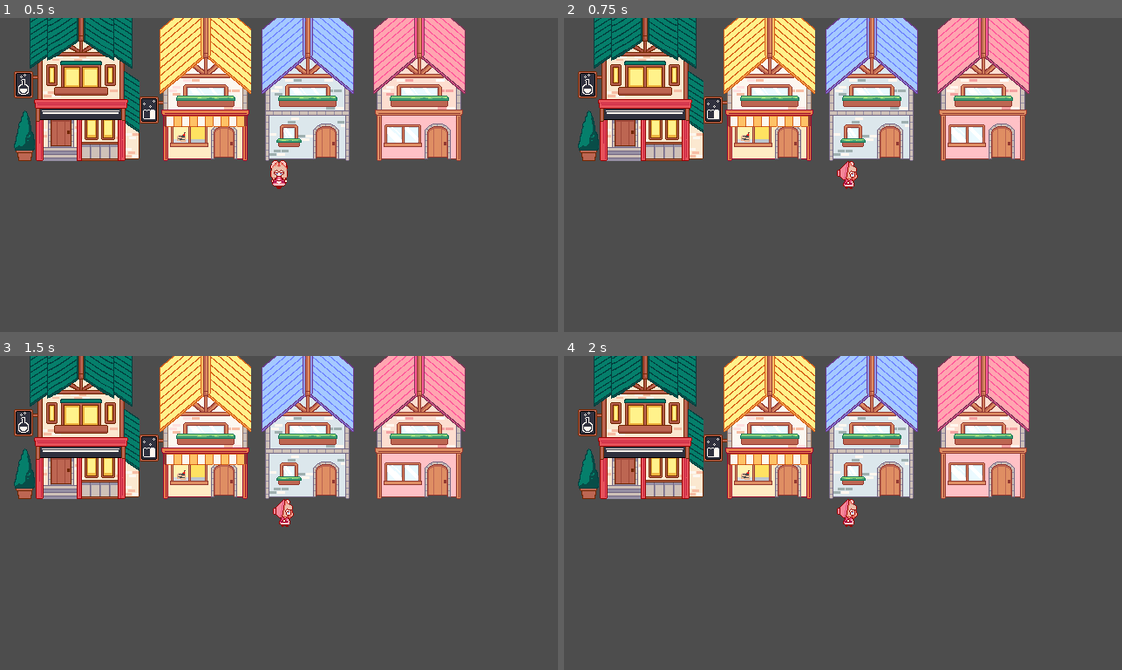
Above: before the commit, frames 1-4 (two rows, left to right).
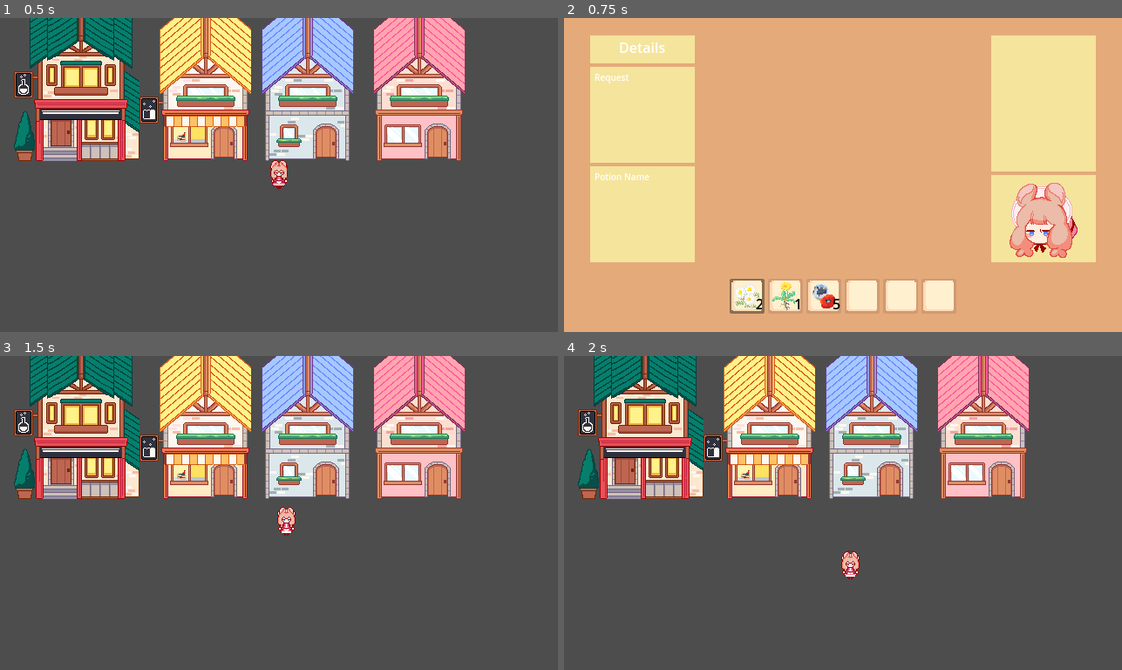
Above: after the commit, the same moments.

Repository: clara0/ApothecaryGame
Game: Godot game, scene res://scenes/main.tscn
Two runs of this game, one before a commit and one after it. Both use one fixed random seed, a clock stepped at 60 frames per second and the inputs below.
Inputs:
- Up to frame 1 (0.5 s): no input
- Up to frame 2 (0.75 s): tap Enter at 0.5 s; hold D (right) from 0.53 s (still down); tap C (craft_temp) at 0.6 s
- Up to frame 3 (1.5 s): tap Space at 1.25 s; release D (right) at 1.28 s; hold S (down) from 1.28 s (still down); tap C (craft_temp) at 1.35 s
- Up to frame 4 (2 s): keep holding S (down)

Frame 1 is identical in both runs. In frame 2, 100% of the frame differs, in the area x 0-100%, y 0-100%; in frame 3, 0.3%; in frame 4, 0.4%.
Error before the commit: Parse Error: Preload file "res://inventory/mat_inv_player.tres" does not exist. (res://scenes/menus/potion/ingredients.gd:13)

Commit message:
populate navbar with given navbar slots

Diff:
--- /dev/null
+++ b/inventory/navbar/navbar_equip.tres
@@ -0,0 +1,9 @@
+[gd_resource type="Resource" script_class="NavbarSlot" load_steps=3 format=3 uid="uid://dvo1uyqcxvpw0"]
+
+[ext_resource type="Script" path="res://inventory/navbar_slot.gd" id="1_efwg8"]
+[ext_resource type="Texture2D" uid="uid://jisthm7py2br" path="res://graphics/ui/navbar/Equipments.png" id="1_jw4ka"]
+
+[resource]
+script = ExtResource("1_efwg8")
+name = "Equipment"
+icon = ExtResource("1_jw4ka")
--- /dev/null
+++ b/inventory/navbar/navbar_item.tres
@@ -0,0 +1,9 @@
+[gd_resource type="Resource" script_class="NavbarSlot" load_steps=3 format=3 uid="uid://dpkeoasbht7ay"]
+
+[ext_resource type="Script" path="res://inventory/navbar_slot.gd" id="1_c6xgm"]
+[ext_resource type="Texture2D" uid="uid://cnd7n5fcb7wu" path="res://graphics/ui/navbar/Quest.png" id="1_k65wp"]
+
+[resource]
+script = ExtResource("1_c6xgm")
+name = "Items"
+icon = ExtResource("1_k65wp")
--- /dev/null
+++ b/inventory/navbar/navbar_pot.tres
@@ -0,0 +1,9 @@
+[gd_resource type="Resource" script_class="NavbarSlot" load_steps=3 format=3 uid="uid://clxhufpaebdgk"]
+
+[ext_resource type="Script" path="res://inventory/navbar_slot.gd" id="1_8gxao"]
+[ext_resource type="Texture2D" uid="uid://8dj6fvcig557" path="res://graphics/ui/navbar/Potion.png" id="1_ccjvl"]
+
+[resource]
+script = ExtResource("1_8gxao")
+name = "Potions"
+icon = ExtResource("1_ccjvl")
--- a/scenes/inventory/navbar/nav_slot.gd
+++ b/scenes/inventory/navbar/nav_slot.gd
@@ -1,19 +1,19 @@
 extends Node
 
-@onready var icon: Sprite2D = $VBoxContainer/Name
+@onready var icon: Sprite2D = $VBoxContainer/Icon/Control/Sprite2D
 @onready var focus_bar: Line2D = $VBoxContainer/FocusLine/Line2D
-@onready var label: Label = $VBoxContainer/Control/Icon
+@onready var label: Label = $VBoxContainer/Name/Label
 var _navbar_slot: NavbarSlot
 
 
 func _onready() -> void:
-	icon.texture = _navbar_slot.icon
-	label.text = _navbar_slot.name
 	hide()
 
 
 func update(navbar_slot: NavbarSlot) -> void:
 	_navbar_slot = navbar_slot
+	icon.texture = _navbar_slot.icon
+	label.text = _navbar_slot.name
 
 
 func display() -> void:
--- a/scenes/inventory/navbar/navbar.gd
+++ /dev/null
@@ -1,11 +0,0 @@
-extends Node
-
-
-# Called when the node enters the scene tree for the first time.
-func _ready() -> void:
-	pass # Replace with function body.
-
-
-# Called every frame. 'delta' is the elapsed time since the previous frame.
-func _process(delta: float) -> void:
-	pass
--- a/scenes/inventory/navbar/navbar_slot.tscn
+++ b/scenes/inventory/navbar/navbar_slot.tscn
@@ -26,13 +26,13 @@
 grow_horizontal = 2
 grow_vertical = 2
 
-[node name="Control" type="Control" parent="VBoxContainer"]
+[node name="Name" type="Control" parent="VBoxContainer"]
 custom_minimum_size = Vector2(37, 12)
 layout_mode = 2
 size_flags_horizontal = 4
 size_flags_vertical = 4
 
-[node name="Name" type="Label" parent="VBoxContainer/Control"]
+[node name="Label" type="Label" parent="VBoxContainer/Name"]
 visible = false
 texture_filter = 1
 layout_mode = 1
@@ -56,13 +56,13 @@
 custom_minimum_size = Vector2(0, 1)
 layout_mode = 2
 
-[node name="CenterContainer" type="CenterContainer" parent="VBoxContainer"]
+[node name="Icon" type="CenterContainer" parent="VBoxContainer"]
 layout_mode = 2
 
-[node name="Control" type="Control" parent="VBoxContainer/CenterContainer"]
+[node name="Control" type="Control" parent="VBoxContainer/Icon"]
 layout_mode = 2
 
-[node name="Sprite2D" type="Sprite2D" parent="VBoxContainer/CenterContainer/Control"]
+[node name="Sprite2D" type="Sprite2D" parent="VBoxContainer/Icon/Control"]
 texture_filter = 1
 texture = ExtResource("1_sduti")
 
--- a/scenes/inventory/player_inv.gd
+++ b/scenes/inventory/player_inv.gd
@@ -11,12 +11,15 @@
 const num_rows: int = 5
 
 @onready var inv = preload("res://inventory/invs/mat_inv_player.tres")
-@onready var slots: Array = $HSplitContainer/Inventory/VBoxContainer/GridContainer.get_children()
-@onready var navbar: Array = $HSplitContainer/Inventory/VBoxContainer/Control.get_children()
+@onready var slots: Array = $HSplitContainer/Inventory/MarginContainer/VBoxContainer/GridContainer.get_children()
+@onready var navbar: Array = $HSplitContainer/Inventory/MarginContainer/VBoxContainer/Navbar/MarginContainer/HBoxContainer.get_children()
 @onready var detail: Control = $HSplitContainer/Detail
 
 var navbar_slots: Array = [
 	preload("res://inventory/navbar/navbar_mat.tres"),
+	preload("res://inventory/navbar/navbar_pot.tres"),
+	preload("res://inventory/navbar/navbar_equip.tres"),
+	preload("res://inventory/navbar/navbar_item.tres"),
 ]
 
 var is_open: bool = false
@@ -24,6 +27,7 @@
 
 func _ready() -> void:
 	inv.update.connect(update_slots)
+	load_navbar()
 	update_slots()
 	close()
 
--- a/scenes/menus/potion/ingredients.gd
+++ b/scenes/menus/potion/ingredients.gd
@@ -10,7 +10,7 @@
 var focus_slot: int = 0
 var first_inv_item: int = 0 # inv item in first slot
 
-@onready var inv = preload("res://inventory/mat_inv_player.tres")
+@onready var inv = preload("res://inventory/invs/mat_inv_player.tres")
 @onready var slots = $GridContainer.get_children()
 
 
Not shown: 1 places in scenes/main.tscn that only renumber resources
